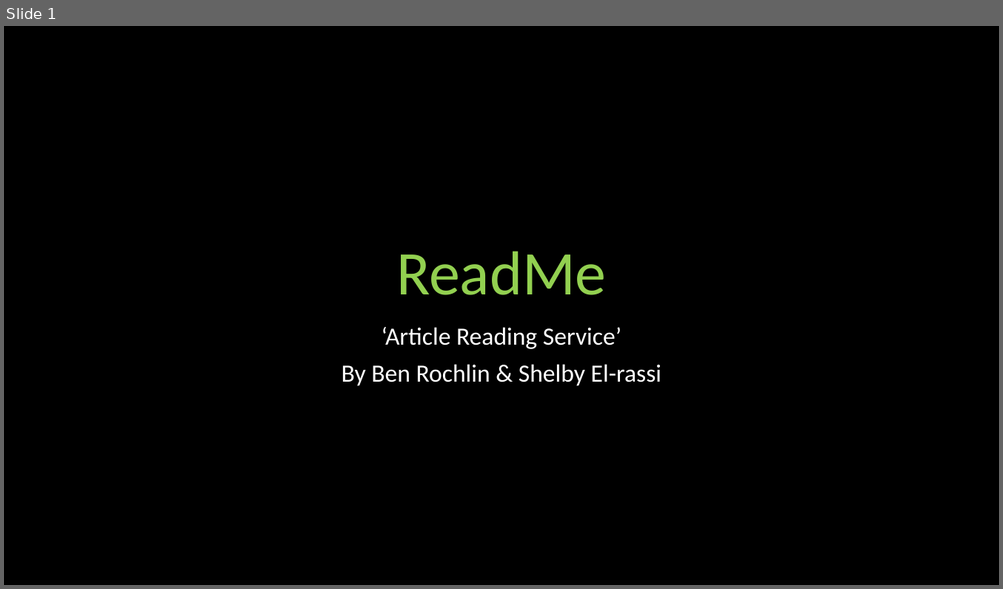
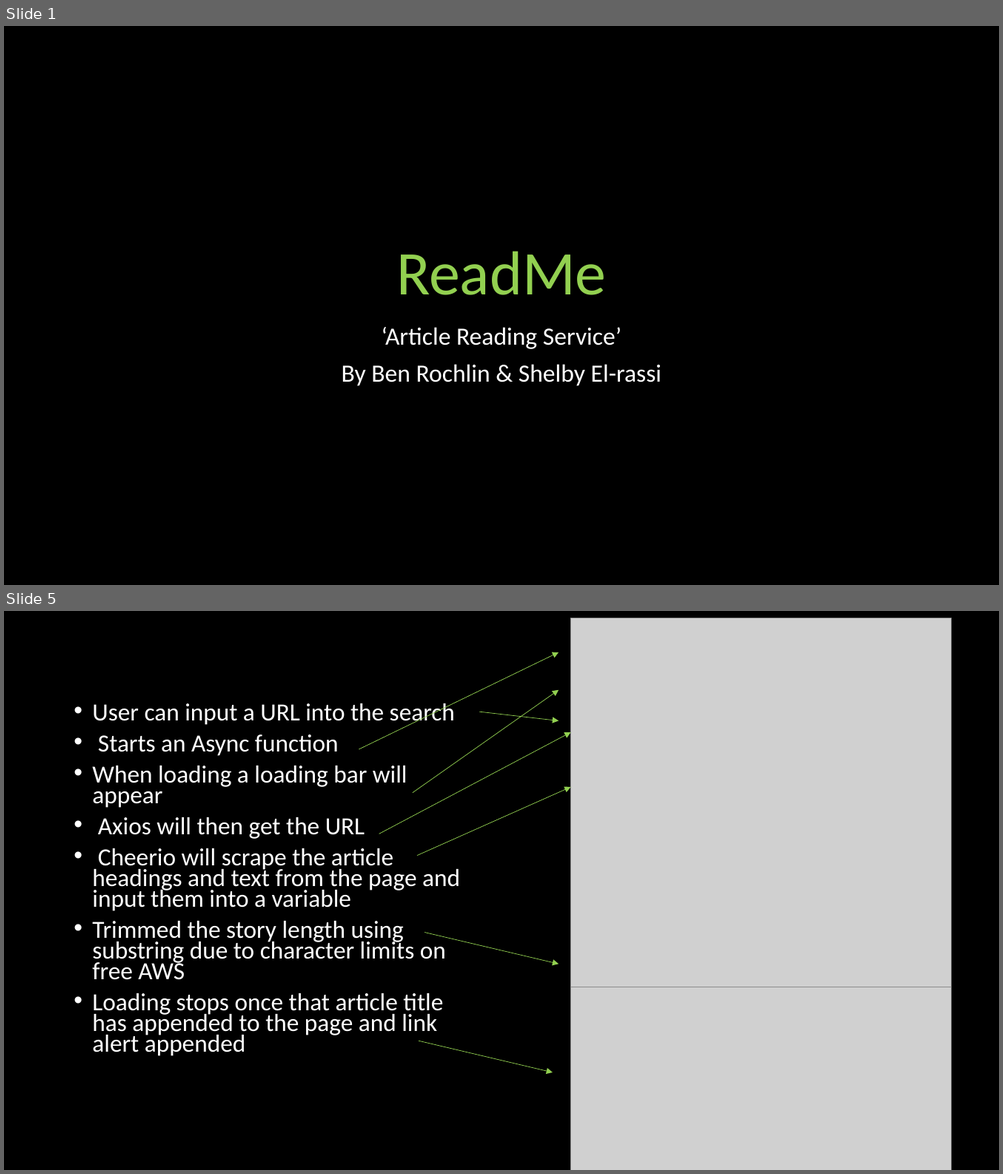
Before and after one commit to Shelby219/README_article_reading_app, a slide deck: pres.pptx. Shown one above the other, each under a label of ours: slide 1 before the commit, slides 1 and 5 after it; the slides between them are not shown. The pictures are 1003x589 and 1003x1174 pixels, drawn with LibreOffice and Linux fonts; fonts in the diff are those of the drawing; grey boxes stand for pictures. Boxes give left, top, right and bottom in pixels: in the first picture for what was removed or moved away, otherwise in the second. Text is boxed around its words. In the diff, an @@ line names an element or a change of style, - is before the commit and + after.

```diff
--- a/pres.pptx
+++ b/pres.pptx
@@ slide 5 added at <box>4,611,999,1170</box>, background #000000 @@
@@ picture added at <box>571,618,951,988</box> @@
@@ arrow added from (358, 750) to (558, 652), #92D050 0.5 pt @@
@@ arrow added from (412, 793) to (558, 690), #92D050 0.5 pt @@
@@ text added at <box>92,702,460,1056</box>, 23.8 pt, text #FFFFFF @@
+• User can input a URL into the search
+• Starts an Async function
+• When loading a loading bar will appear
+• Axios will then get the URL
+• Cheerio will scrape the article headings and text from the page and input them into a variable
+• Trimmed the story length using substring due to character limits on free AWS
+• Loading stops once that article title has appended to the page and link alert appended
@@ arrow added from (479, 712) to (558, 721), #92D050 0.5 pt @@
@@ arrow added from (379, 834) to (571, 732), #92D050 0.5 pt @@
@@ arrow added from (418, 856) to (571, 787), #92D050 0.5 pt @@
@@ arrow added from (425, 933) to (558, 964), #92D050 0.5 pt @@
@@ picture added at <box>571,988,951,1170</box> @@
@@ arrow added from (419, 1042) to (552, 1073), #92D050 0.5 pt @@
```
Also in this commit, not shown: 3 slides changed, 2 other slides added, 3 slides removed, 3 other files.
